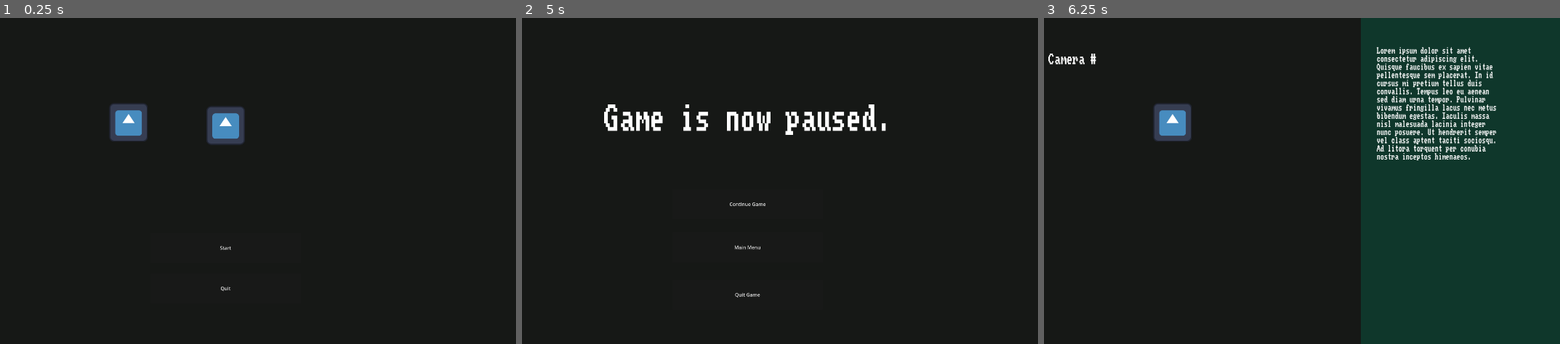
Above: before the commit, frames 1-3 (left to right).
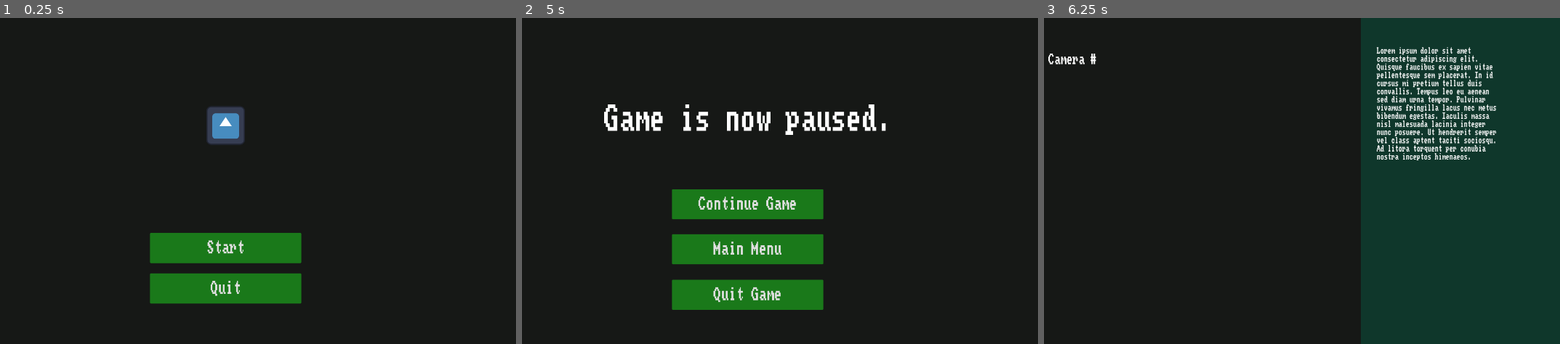
Above: after the commit, the same moments.

Repository: Undalevein/Game-Jam-2026-Eye-Spy
Game: Godot game, scene res://Scenes/Game/game.tscn
Same seed, same stepped clock (60 frames per second), same inputs: the game is played once before the commit and once after it. The engine's default icon, where the game draws it, is replaced by a stand-in: a white triangle on a blue panel in a dark square.
Inputs:
- Up to frame 1 (0.25 s): no input
- Up to frame 2 (5 s): click "Start" at 0.5 s; tap Enter at 1.25, 2.75, 4.25 s; tap Space at 2, 3.5 s; tap Escape (Escape) at 4.9 s
- Up to frame 3 (6.25 s): click "Continue Game" at 5 s; tap Space at 5.75 s

The runs differ from the first frame. In frame 1, 6.3% of the frame differs, in the area x 21-59%, y 26-88%; in frame 2, 8.1%, in the area x 29-59%, y 52-90%; in frame 3, 0.8%.

Commit message:
I LOVE BUTTON COLORS AND FONTS

Diff:
--- a/Scenes/Game/game.tscn
+++ b/Scenes/Game/game.tscn
@@ -49,6 +49,7 @@
 [node name="Levels" type="Node2D" parent="."]
 
 [node name="Level1" parent="Levels" instance=ExtResource("6_flgk0")]
+visible = false
 
 [connection signal="start_game" from="UI/Camera2D/CanvasLayer/MainMenu" to="." method="_on_main_menu_start_game"]
 [connection signal="return_to_menu" from="UI/Camera2D/CanvasLayer/Win" to="." method="_on_win_return_to_menu"]
--- a/Scenes/Loss/loss.tscn
+++ b/Scenes/Loss/loss.tscn
@@ -1,7 +1,8 @@
-[gd_scene load_steps=4 format=3 uid="uid://i1w35u7nma1u"]
+[gd_scene load_steps=5 format=3 uid="uid://i1w35u7nma1u"]
 
 [ext_resource type="Script" uid="uid://bmuobq0qjdpn5" path="res://Scenes/Loss/loss.gd" id="1_yfqq4"]
 [ext_resource type="FontFile" uid="uid://cr6golww4ofp8" path="res://Fonts/novem___.ttf" id="2_j40ta"]
+[ext_resource type="Theme" uid="uid://bhlemtwoctqt1" path="res://Themes/ButtonTheme.tres" id="3_j40ta"]
 
 [sub_resource type="LabelSettings" id="LabelSettings_b4n1q"]
 paragraph_spacing = 2.0
@@ -49,6 +50,7 @@
 offset_bottom = -146.0
 grow_horizontal = 2
 grow_vertical = 0
+theme = ExtResource("3_j40ta")
 text = "Return to Menu
 "
 
--- a/Scenes/MainMenu/main_menu.tscn
+++ b/Scenes/MainMenu/main_menu.tscn
@@ -1,7 +1,8 @@
-[gd_scene load_steps=3 format=3 uid="uid://cn506ewwgm05c"]
+[gd_scene load_steps=4 format=3 uid="uid://cn506ewwgm05c"]
 
 [ext_resource type="Texture2D" uid="uid://diqibyuwdgmq8" path="res://Sprites/icon.svg" id="1_06t4h"]
 [ext_resource type="Script" uid="uid://xdyyjthyhiio" path="res://Scenes/MainMenu/main_menu.gd" id="1_7vrkn"]
+[ext_resource type="Theme" uid="uid://bhlemtwoctqt1" path="res://Themes/ButtonTheme.tres" id="2_qgdf6"]
 
 [node name="MainMenu" type="Control"]
 layout_mode = 3
@@ -26,6 +27,7 @@
 grow_horizontal = 2
 grow_vertical = 0
 pivot_offset = Vector2(0, 100)
+theme = ExtResource("2_qgdf6")
 text = "Start
 "
 
@@ -43,6 +45,7 @@
 grow_horizontal = 2
 grow_vertical = 0
 pivot_offset = Vector2(0, 50)
+theme = ExtResource("2_qgdf6")
 text = "Quit
 "
 
--- a/Scenes/PauseMenu/pause_menu.tscn
+++ b/Scenes/PauseMenu/pause_menu.tscn
@@ -1,7 +1,8 @@
-[gd_scene load_steps=4 format=3 uid="uid://cu4nq7khuo13p"]
+[gd_scene load_steps=5 format=3 uid="uid://cu4nq7khuo13p"]
 
 [ext_resource type="FontFile" uid="uid://cr6golww4ofp8" path="res://Fonts/novem___.ttf" id="1_bgicp"]
 [ext_resource type="Script" uid="uid://c1w4ru2u31ho3" path="res://Scenes/PauseMenu/pause_menu.gd" id="1_pmgrh"]
+[ext_resource type="Theme" uid="uid://bhlemtwoctqt1" path="res://Themes/ButtonTheme.tres" id="3_7flpu"]
 
 [sub_resource type="LabelSettings" id="LabelSettings_pmgrh"]
 font = ExtResource("1_bgicp")
@@ -55,6 +56,7 @@
 offset_bottom = -413.0
 grow_horizontal = 2
 grow_vertical = 0
+theme = ExtResource("3_7flpu")
 text = "Continue Game"
 
 [node name="MainMenuButton" type="Button" parent="."]
@@ -65,11 +67,12 @@
 anchor_right = 0.5
 anchor_bottom = 1.0
 offset_left = -250.0
-offset_top = -370.0
+offset_top = -364.0
 offset_right = 250.0
-offset_bottom = -270.0
+offset_bottom = -264.0
 grow_horizontal = 2
 grow_vertical = 0
+theme = ExtResource("3_7flpu")
 text = "Main Menu"
 
 [node name="QuitButton" type="Button" parent="."]
@@ -85,6 +88,7 @@
 offset_bottom = -113.0
 grow_horizontal = 2
 grow_vertical = 0
+theme = ExtResource("3_7flpu")
 text = "Quit Game"
 
 [connection signal="pressed" from="ContinueButton" to="." method="_on_continue_button_pressed"]
--- a/Scenes/Win/win.tscn
+++ b/Scenes/Win/win.tscn
@@ -1,7 +1,8 @@
-[gd_scene load_steps=4 format=3 uid="uid://b6b2q3c6pph8b"]
+[gd_scene load_steps=5 format=3 uid="uid://b6b2q3c6pph8b"]
 
 [ext_resource type="Script" uid="uid://dhrowwf5xyc1l" path="res://Scenes/Win/win.gd" id="1_syth7"]
 [ext_resource type="FontFile" uid="uid://cr6golww4ofp8" path="res://Fonts/novem___.ttf" id="2_aato0"]
+[ext_resource type="Theme" uid="uid://bhlemtwoctqt1" path="res://Themes/ButtonTheme.tres" id="2_rqevv"]
 
 [sub_resource type="LabelSettings" id="LabelSettings_hgi8f"]
 paragraph_spacing = 2.0
@@ -31,6 +32,7 @@
 offset_bottom = 104.0
 grow_horizontal = 2
 grow_vertical = 2
+theme = ExtResource("2_rqevv")
 text = "You have escaped the mansion.
 
 Well played."
@@ -51,6 +53,7 @@
 offset_bottom = -146.0
 grow_horizontal = 2
 grow_vertical = 0
+theme = ExtResource("2_rqevv")
 text = "Return to Menu
 "
 
--- /dev/null
+++ b/Themes/ButtonTheme.tres
@@ -0,0 +1,99 @@
+[gd_resource type="Theme" load_steps=7 format=3 uid="uid://bhlemtwoctqt1"]
+
+[ext_resource type="FontFile" uid="uid://cr6golww4ofp8" path="res://Fonts/novem___.ttf" id="1_0kw57"]
+
+[sub_resource type="StyleBoxFlat" id="StyleBoxFlat_lqusr"]
+content_margin_left = 4.0
+content_margin_top = 4.0
+content_margin_right = 4.0
+content_margin_bottom = 4.0
+bg_color = Color(0.1, 0.1, 0.1, 0.3)
+corner_radius_top_left = 3
+corner_radius_top_right = 3
+corner_radius_bottom_right = 3
+corner_radius_bottom_left = 3
+corner_detail = 5
+
+[sub_resource type="StyleBoxFlat" id="StyleBoxFlat_yrfp8"]
+content_margin_left = 4.0
+content_margin_top = 4.0
+content_margin_right = 4.0
+content_margin_bottom = 4.0
+bg_color = Color(1, 1, 1, 0.75)
+draw_center = false
+border_width_left = 2
+border_width_top = 2
+border_width_right = 2
+border_width_bottom = 2
+corner_radius_top_left = 3
+corner_radius_top_right = 3
+corner_radius_bottom_right = 3
+corner_radius_bottom_left = 3
+corner_detail = 5
+expand_margin_left = 2.0
+expand_margin_top = 2.0
+expand_margin_right = 2.0
+expand_margin_bottom = 2.0
+
+[sub_resource type="StyleBoxFlat" id="StyleBoxFlat_t8q1u"]
+content_margin_left = 4.0
+content_margin_top = 4.0
+content_margin_right = 4.0
+content_margin_bottom = 4.0
+bg_color = Color(0.21568628, 0.6627451, 0.24313726, 0.972549)
+corner_radius_top_left = 3
+corner_radius_top_right = 3
+corner_radius_bottom_right = 3
+corner_radius_bottom_left = 3
+corner_detail = 5
+
+[sub_resource type="StyleBoxFlat" id="StyleBoxFlat_w6aht"]
+content_margin_left = 4.0
+content_margin_top = 4.0
+content_margin_right = 4.0
+content_margin_bottom = 4.0
+bg_color = Color(0.101960786, 0.4745098, 0.101960786, 1)
+corner_radius_top_left = 3
+corner_radius_top_right = 3
+corner_radius_bottom_right = 3
+corner_radius_bottom_left = 3
+corner_detail = 5
+
+[sub_resource type="StyleBoxFlat" id="StyleBoxFlat_3n17n"]
+content_margin_left = 4.0
+content_margin_top = 4.0
+content_margin_right = 4.0
+content_margin_bottom = 4.0
+bg_color = Color(0, 0.2518736, 0, 1)
+corner_radius_top_left = 3
+corner_radius_top_right = 3
+corner_radius_bottom_right = 3
+corner_radius_bottom_left = 3
+corner_detail = 5
+
+[resource]
+default_font = ExtResource("1_0kw57")
+Button/colors/font_color = Color(0.875, 0.875, 0.875, 1)
+Button/colors/font_disabled_color = Color(0.875, 0.875, 0.875, 0.5)
+Button/colors/font_focus_color = Color(0.95, 0.95, 0.95, 1)
+Button/colors/font_hover_color = Color(0.95, 0.95, 0.95, 1)
+Button/colors/font_hover_pressed_color = Color(1, 1, 1, 1)
+Button/colors/font_outline_color = Color(0, 0, 0, 1)
+Button/colors/font_pressed_color = Color(1, 1, 1, 1)
+Button/colors/icon_disabled_color = Color(1, 1, 1, 0.4)
+Button/colors/icon_focus_color = Color(1, 1, 1, 1)
+Button/colors/icon_hover_color = Color(1, 1, 1, 1)
+Button/colors/icon_hover_pressed_color = Color(1, 1, 1, 1)
+Button/colors/icon_normal_color = Color(1, 1, 1, 1)
+Button/colors/icon_pressed_color = Color(1, 1, 1, 1)
+Button/constants/align_to_largest_stylebox = 0
+Button/constants/h_separation = 4
+Button/constants/icon_max_width = 0
+Button/constants/outline_size = 0
+Button/font_sizes/font_size = 50
+Button/fonts/font = ExtResource("1_0kw57")
+Button/styles/disabled = SubResource("StyleBoxFlat_lqusr")
+Button/styles/focus = SubResource("StyleBoxFlat_yrfp8")
+Button/styles/hover = SubResource("StyleBoxFlat_t8q1u")
+Button/styles/normal = SubResource("StyleBoxFlat_w6aht")
+Button/styles/pressed = SubResource("StyleBoxFlat_3n17n")
